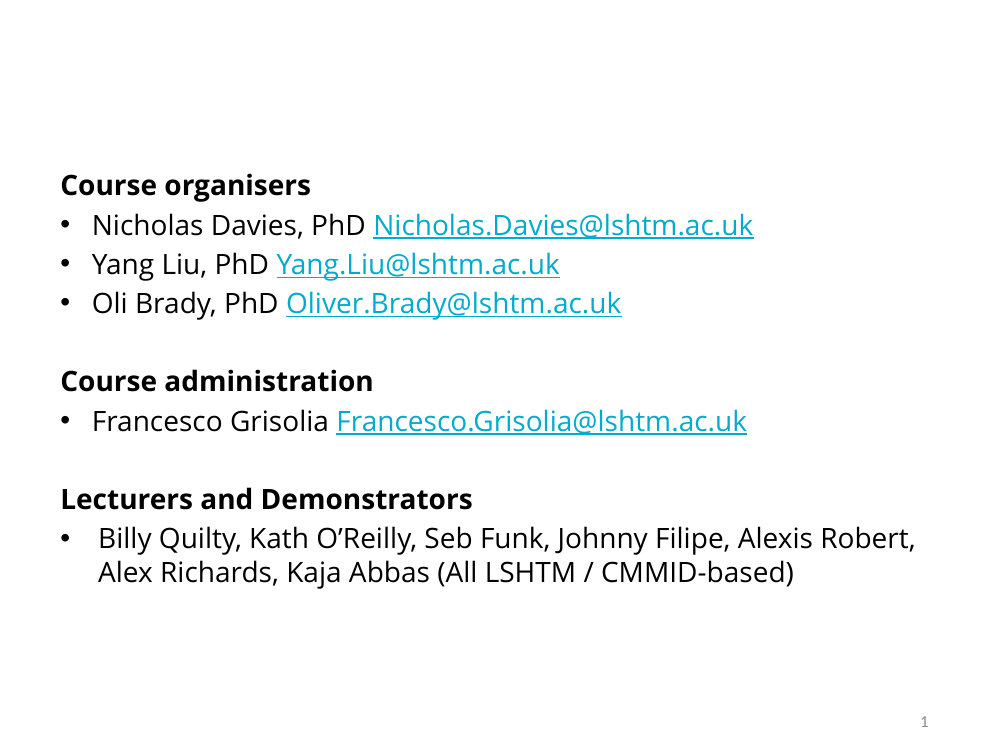
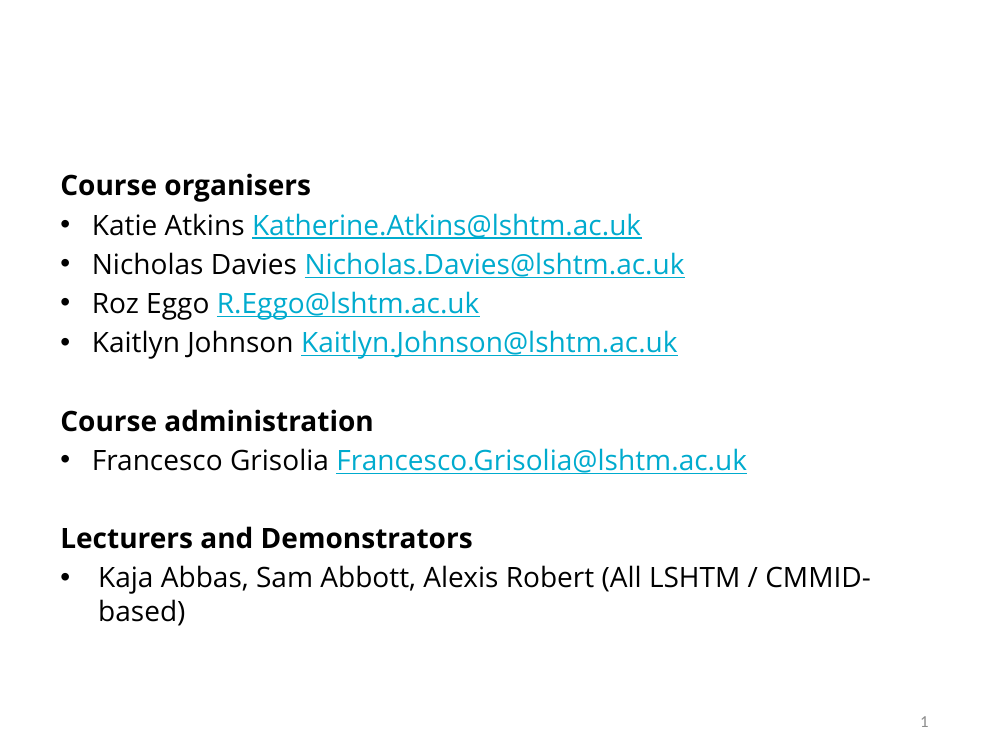
Before and after one commit to cmmid/mtm, a slide deck: slide 2 of slides/Lecture_11_WrappingUp.pptx. Drawn at 1008x756 pixels with LibreOffice and Linux fonts; fonts in the diff are those of the drawing; background and template pictures are left out. Boxes give left, top, right and bottom in pixels: in the first picture for what was removed or moved away, otherwise in the second. Text is boxed around its words. In the diff, an @@ line names an element or a change of style, - is before the commit and + after.

```diff
--- a/slides/Lecture_11_WrappingUp.pptx
+++ b/slides/Lecture_11_WrappingUp.pptx
@@ text at [92,213,685,359]: text changed @@
-• Nicholas Davies, PhD Nicholas.Davies@lshtm.ac.uk
-• Yang Liu, PhD Yang.Liu@lshtm.ac.uk
-• Oli Brady, PhD Oliver.Brady@lshtm.ac.uk
+• Katie Atkins Katherine.Atkins@lshtm.ac.uk
+• Nicholas Davies Nicholas.Davies@lshtm.ac.uk
+• Roz Eggo R.Eggo@lshtm.ac.uk
+• Kaitlyn Johnson Kaitlyn.Johnson@lshtm.ac.uk
@@ text at [98,565,871,626]: text changed @@
-• Billy Quilty, Kath O’Reilly, Seb Funk, Johnny Filipe, Alexis Robert, Alex Richards, Kaja Abbas (All LSHTM / CMMID-based)
+• Kaja Abbas, Sam Abbott, Alexis Robert (All LSHTM / CMMID-based)
```
Also in this commit, not shown: 1 other slide changed, 1 other file.
